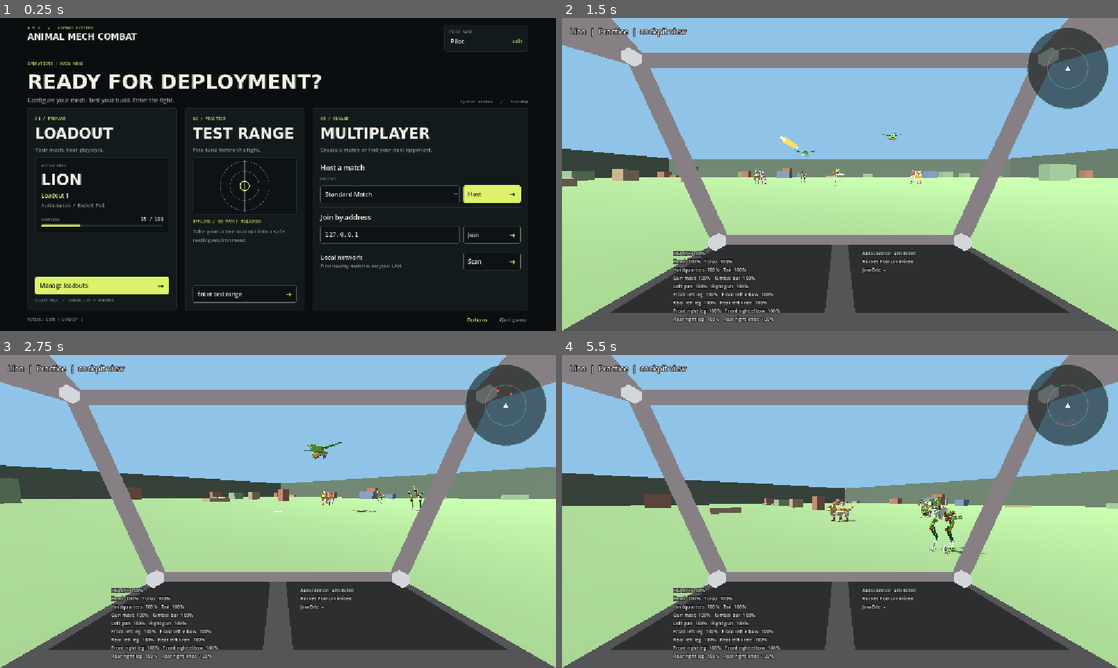
Above: before the commit, frames 1-4 (two rows, left to right).
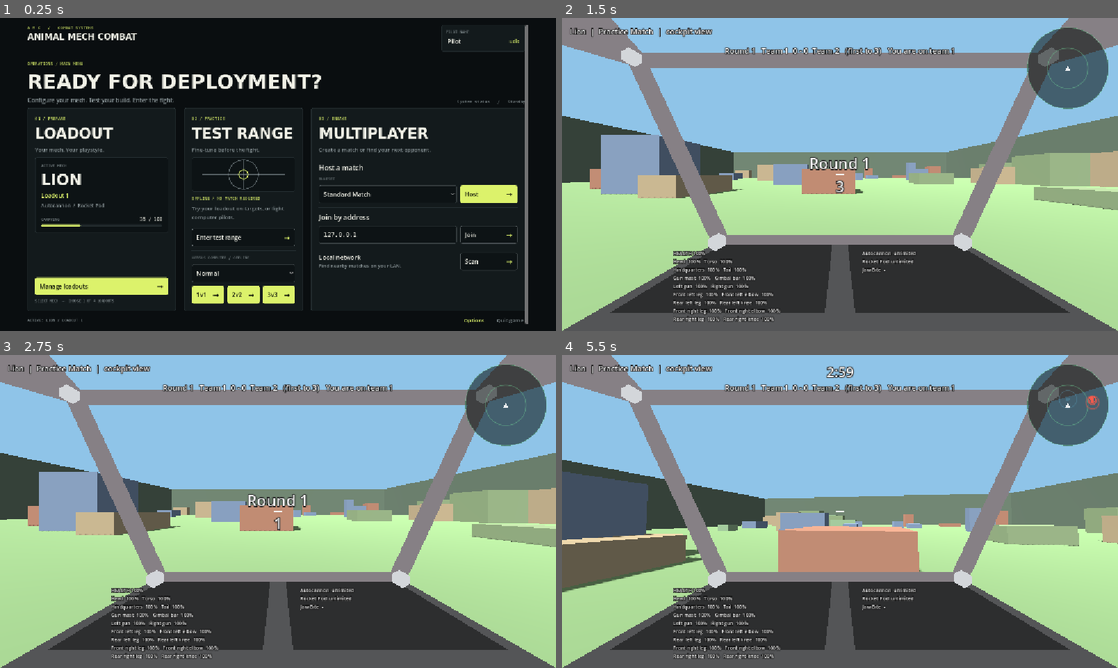
Above: after the commit, the same moments.

Repository: jacksonhcnz/animalmechcombatgame
Game: Godot game, scene res://scenes/main_menu.tscn
Two runs of this game, one before a commit and one after it. Both use one fixed random seed, a clock stepped at 60 frames per second and the inputs below.
Inputs (mouse positions are in pixels of both pictures, inside the frame that each line leads up to):
- Up to frame 1 (0.25 s): no input
- Up to frame 2 (1.5 s): click (767, 293) at 0.5 s, where only the run after the commit has a clickable "1v1"; tap Enter at 1.25 s; move the mouse to (962, 158) at 1.27 s; hold E (strafe_right) from 1.28 s (still down); hold B (fire_bomb) from 1.28 s (still down); click (962, 158) at 1.42 s
- Up to frame 3 (2.75 s): tap G (fire_melee) at 1.55, 2.1 s; move the mouse to (250, 511) at 2.02 s; release E (strafe_right) at 2.03 s; release B (fire_bomb) at 2.03 s; hold W (move_forward) from 2.03 s (still down); click (250, 511) at 2.3 s
- Up to frame 4 (5.5 s): keep holding W (move_forward); move the mouse to (851, 505) at 2.77 s; press the mouse at (851, 505) at 2.78 s; right-click (851, 505) at 3.05 s; move the mouse to (834, 517) at 3.52 s; release the mouse at (834, 517) at 3.53 s; right-click (834, 517) at 3.6 s; click (834, 517) at 3.67 s; tap Shift (sprint) at 3.8 s; move the mouse to (878, 514) at 4.27 s; hold Shift (sprint) 4.28-5.03 s; tap B (fire_bomb) at 4.55 s; move the mouse to (795, 508) at 5.02 s; tap Space (ascend) at 5.1 s; tap G (fire_melee) at 5.3 s

The runs differ from the first frame. In frame 1, 5.4% of the frame differs, in the area x 5-95%, y 2-98%; in frame 2, 13%; in frame 3, 14%; in frame 4, 21%, in the area x 0-100%, y 2-76%.

Commit message:
Add practice matches against computer pilots (1v1, 2v2, 3v3)
An offline NetSession mode fills the match with AI pilots that fill in
the same MechControls a player sends: they steer, keep their distance,
dodge, aim with a delay and wobble, lead targets, hold charge weapons,
and the hawk flies and bombs. Skill levels come from data/ai.json. The
main menu gets 1v1/2v2/3v3 buttons and a difficulty pick; the matches
use a new practice_match ruleset (best of 5, open field).

Co-Authored-By: Claude Sonnet 5.5 <noreply@anthropic.com>
Claude-Session: https://claude.ai/code/session_016ZAQzFNjMzKqDtLtG2bAjQ

Diff:
--- /dev/null
+++ b/data/ai.json
@@ -0,0 +1,9 @@
+{
+	"notes": "Computer pilots for practice matches. Each level sets how well a bot aims and how fast it reacts. aim_rate_deg is how fast it can swing its aim, aim_error_deg a random wobble on it, lead how well it aims ahead of a moving target (0 to 1), fire_range is the fraction of a weapon's range it will shoot at, reaction is the pause in seconds before it opens fire on a new target, and dodge is how often (0 to 1) it changes strafe direction.",
+	"default_level": "normal",
+	"levels": {
+		"easy": {"aim_rate_deg": 60.0, "aim_error_deg": 4.0, "lead": 0.3, "fire_range": 0.7, "reaction": 0.9, "dodge": 0.3},
+		"normal": {"aim_rate_deg": 110.0, "aim_error_deg": 2.0, "lead": 0.7, "fire_range": 0.85, "reaction": 0.45, "dodge": 0.6},
+		"hard": {"aim_rate_deg": 200.0, "aim_error_deg": 0.8, "lead": 1.0, "fire_range": 0.95, "reaction": 0.2, "dodge": 1.0}
+	}
+}
--- /dev/null
+++ b/data/rulesets/practice_match.json
@@ -0,0 +1,18 @@
+{
+	"display_name": "Practice Match",
+	"hud": true,
+	"crosshair": true,
+	"allow_third_person": true,
+	"force_cockpit": false,
+	"location_damage": true,
+	"joint_criticals": true,
+	"equipment_knockout": true,
+	"ammo_limits": false,
+	"friendly_fire": false,
+	"durability_mult": 1.0,
+	"match_time": 180.0,
+	"map": "field",
+	"best_of": 5,
+	"swap_ends": false,
+	"one_life": true
+}
--- a/scripts/core/game_data.gd
+++ b/scripts/core/game_data.gd
@@ -20,6 +20,27 @@
 
 static func balance_version() -> int:
 	return int(read_json(DATA_DIR + "/balance.json").get("version", 0))
+
+
+## The computer pilots' skill levels (data/ai.json).
+static func ai_table() -> Dictionary:
+	return read_json(DATA_DIR + "/ai.json")
+
+
+static func _validate_ai() -> Array[String]:
+	var p: Array[String] = []
+	var table := ai_table()
+	var levels: Dictionary = table.get("levels", {})
+	if levels.is_empty():
+		p.append("ai.json: levels is required")
+		return p
+	if not levels.has(str(table.get("default_level", ""))):
+		p.append("ai.json: default_level must name one of the levels")
+	for name in levels:
+		for key in ["aim_rate_deg", "aim_error_deg", "lead", "fire_range", "reaction", "dodge"]:
+			if not levels[name].has(key) or not (levels[name][key] is float or levels[name][key] is int):
+				p.append("ai.json: levels.%s.%s must be a number" % [name, key])
+	return p
 
 
 ## IDs of every data file of a kind ("mechs", "weapons", "rulesets"), sorted.
@@ -61,6 +82,7 @@
 		problems.append("balance.json: version must be a positive integer")
 	problems.append_array(Points.validate())
 	problems.append_array(Loadout.validate())
+	problems.append_array(_validate_ai())
 	for kind in ["mechs", "weapons", "rulesets"]:
 		if ids(kind).is_empty():
 			problems.append("%s: no data files found" % kind)
--- /dev/null
+++ b/scripts/mech/ai_pilot.gd
@@ -0,0 +1,272 @@
+class_name AiPilot
+extends RefCounted
+## A computer pilot. Each physics frame it looks at the enemies, picks the nearest, and fills in the
+## same MechControls a player's keyboard would: where to steer, where to aim and which triggers to
+## hold. It runs only on the machine that owns the mech (the server), so it is as fair as a player
+## sending input. How sharp it is comes from data/ai.json.
+
+const TARGET_HEIGHT := 3.0
+const FACING_DEADZONE := deg_to_rad(8.0)
+const HEAD_TOLERANCE := deg_to_rad(5.0)
+const MELEE_REACH := 11.0
+## A flying pilot stays above this height (metres) so a turn or a stall does not put it in the ground.
+const FLY_FLOOR := 32.0
+
+var level: Dictionary
+var _rng := RandomNumberGenerator.new()
+var _target: Mech
+var _retarget_left: float = 0.0
+var _strafe: float = 1.0
+var _strafe_left: float = 0.0
+var _seen_for: float = 0.0
+var _stuck_for: float = 0.0
+var _unstick_left: float = 0.0
+var _unstick_turn: float = 1.0
+var _noise := Vector2.ZERO
+var _noise_left: float = 0.0
+## Charged weapons are held for a while and then let go, so each trigger has its own rhythm.
+var _hold: Dictionary = {"primary": 0.0, "secondary": 0.0}
+
+
+func _init(level_id: String = "") -> void:
+	_rng.randomize()
+	var table: Dictionary = GameData.ai_table()
+	var wanted := level_id if table["levels"].has(level_id) else str(table["default_level"])
+	level = table["levels"][wanted]
+	_strafe = 1.0 if _rng.randf() < 0.5 else -1.0
+
+
+## Decides what `mech` does this frame. `enemies` are the mechs it may fight.
+func think(mech: Mech, enemies: Array[Mech], delta: float) -> void:
+	var c := mech.controls
+	c.clear()
+	c.aim_yaw_target = mech.aim_yaw
+	c.aim_pitch_target = mech.aim_pitch
+	if mech.is_dead():
+		return
+	_retarget_left -= delta
+	if _target == null or not is_instance_valid(_target) or _target.is_dead() or _retarget_left <= 0.0:
+		_target = _nearest(mech, enemies)
+		_retarget_left = 0.7
+		_seen_for = 0.0
+	if _target == null:
+		return
+	_noise_left -= delta
+	if _noise_left <= 0.0:
+		var wobble := deg_to_rad(float(level["aim_error_deg"]))
+		_noise = Vector2(_rng.randfn(0.0, wobble), _rng.randfn(0.0, wobble))
+		_noise_left = 0.4
+	if mech.is_flying():
+		_fly(mech, c, delta)
+	else:
+		_walk(mech, c, delta)
+
+
+func _nearest(mech: Mech, enemies: Array[Mech]) -> Mech:
+	var best: Mech
+	var best_distance := INF
+	for enemy in enemies:
+		if enemy == null or not is_instance_valid(enemy) or enemy.is_dead():
+			continue
+		var distance := mech.global_position.distance_to(enemy.global_position)
+		if distance < best_distance:
+			best_distance = distance
+			best = enemy
+	return best
+
+
+## The spot to aim at on the target, led a little for how fast it is moving and how long the shot takes.
+func _aim_point(mech: Mech, weapon: WeaponState) -> Vector3:
+	var point := _target.global_position + (Vector3.ZERO if _target.is_flying() else Vector3.UP * TARGET_HEIGHT)
+	if weapon == null:
+		return point
+	var projectile: Dictionary = weapon.def.get("projectile", {})
+	var speed := float(projectile.get("speed", 0.0))
+	if speed > 0.0:
+		var time := mech.aim_origin().distance_to(point) / speed
+		point += _target.velocity * time * float(level["lead"])
+		point.y += 0.5 * float(projectile.get("gravity", 0.0)) * time * time
+	return point
+
+
+## The weapon that decides how it aims: the first ranged one that is not the sniper rifle.
+func _main_weapon(mech: Mech) -> WeaponState:
+	for weapon in mech.weapons:
+		if not weapon.is_melee() and not weapon.is_scoped() and weapon.slot() != "bomb":
+			return weapon
+	return null
+
+
+func _longest_range(mech: Mech) -> float:
+	var best := 0.0
+	for weapon in mech.weapons:
+		if not weapon.is_melee() and weapon.slot() != "bomb":
+			best = maxf(best, float(weapon.def.get("range", 0.0)))
+	return best
+
+
+func _line_clear(mech: Mech, to: Vector3) -> bool:
+	var space := mech.get_world_3d().direct_space_state
+	var query := PhysicsRayQueryParameters3D.create(mech.aim_origin(), to)
+	query.exclude = [mech.get_rid()]
+	var hit := space.intersect_ray(query)
+	return hit.is_empty() or hit["collider"] == _target or hit["collider"] is Mech
+
+
+func _walk(mech: Mech, c: MechControls, delta: float) -> void:
+	var weapon := _main_weapon(mech)
+	var origin := mech.global_position
+	var point := _aim_point(mech, weapon)
+	var flat := Vector2(point.x - origin.x, point.z - origin.z)
+	var distance := flat.length()
+	var yaw_to := wrapf(atan2(-(point.x - origin.x), -(point.z - origin.z)) - mech.rotation.y, -PI, PI)
+
+	# Steer the body round to face the enemy, and keep a sensible distance from it.
+	if absf(yaw_to) > FACING_DEADZONE:
+		c.turn = -clampf(yaw_to * 2.5, -1.0, 1.0)
+	var ideal := clampf(_longest_range(mech) * 0.4, 18.0, 80.0)
+	var melee := _has_melee(mech)
+	if melee and distance < 45.0:
+		ideal = 6.0
+	if absf(yaw_to) < deg_to_rad(70.0):
+		if distance > ideal * 1.25:
+			c.throttle = 1.0
+			c.sprint = distance > ideal * 2.5
+		elif distance < ideal * 0.55:
+			c.throttle = -0.7
+	_strafe_left -= delta
+	if _strafe_left <= 0.0:
+		_strafe = -_strafe if _rng.randf() < float(level["dodge"]) else _strafe
+		_strafe_left = _rng.randf_range(1.2, 3.2)
+	if distance < ideal * 2.0 and distance > MELEE_REACH:
+		c.strafe = _strafe * 0.8
+	_unstick(mech, c, delta)
+
+	# Aim the head.
+	var twist := deg_to_rad(float(mech.def["base"]["twist_limit_deg"]))
+	var wanted_yaw := clampf(yaw_to, -twist, twist) if twist < PI else yaw_to
+	var wanted_pitch := _pitch_to(mech, point) + _noise.y
+	wanted_yaw += _noise.x
+	_swing_aim(mech, c, wanted_yaw, wanted_pitch, delta)
+
+	# Pull the triggers.
+	var aimed := absf(wrapf(mech.aim_yaw - wanted_yaw, -PI, PI)) < HEAD_TOLERANCE and absf(mech.aim_pitch - wanted_pitch) < HEAD_TOLERANCE
+	var clear := _line_clear(mech, point)
+	_seen_for = _seen_for + delta if clear else 0.0
+	var ready := _seen_for >= float(level["reaction"])
+	for weapon_state: WeaponState in mech.weapons:
+		if weapon_state.is_scoped() or weapon_state.slot() == "bomb":
+			continue
+		var reach := float(weapon_state.def.get("range", 0.0)) * float(level["fire_range"])
+		if weapon_state.is_melee():
+			if distance < MELEE_REACH:
+				c.fire_melee = true
+			continue
+		if ready and aimed and distance < reach:
+			_pull(c, weapon_state, delta)
+
+
+func _has_melee(mech: Mech) -> bool:
+	for weapon in mech.weapons:
+		if weapon.is_melee():
+			return true
+	return false
+
+
+func _pitch_to(mech: Mech, point: Vector3) -> float:
+	var from := mech.aim_origin()
+	var rise := point.y - from.y
+	var run := Vector2(point.x - from.x, point.z - from.z).length()
+	return atan2(rise, maxf(run, 0.1))
+
+
+## Turns the head toward where it wants to aim, no faster than the pilot's level allows.
+func _swing_aim(mech: Mech, c: MechControls, wanted_yaw: float, wanted_pitch: float, delta: float) -> void:
+	var step := deg_to_rad(float(level["aim_rate_deg"])) * delta
+	c.aim_yaw_target = mech.aim_yaw + clampf(wrapf(wanted_yaw - mech.aim_yaw, -PI, PI), -step, step)
+	c.aim_pitch_target = mech.aim_pitch + clampf(wanted_pitch - mech.aim_pitch, -step, step)
+
+
+## Holds a weapon's trigger. A charged weapon is held to charge and then released, in turn.
+func _pull(c: MechControls, weapon: WeaponState, delta: float) -> void:
+	var key := "primary" if weapon.is_two_slot() or weapon.slot() == "primary" else "secondary"
+	var down := true
+	if weapon.is_charged():
+		var cycle := weapon.charge_max() + 0.4
+		_hold[key] = fmod(float(_hold[key]) + delta, cycle)
+		down = float(_hold[key]) < weapon.charge_max() + 0.05
+	if down:
+		if key == "primary":
+			c.fire_primary = true
+		else:
+			c.fire_secondary = true
+
+
+## Gets a mech out of a corner: if it wants to move but is not getting anywhere, it jumps and turns away.
+func _unstick(mech: Mech, c: MechControls, delta: float) -> void:
+	if _unstick_left > 0.0:
+		_unstick_left -= delta
+		c.throttle = 1.0
+		c.turn = _unstick_turn
+		c.jump = true
+		return
+	var moving := Vector2(mech.velocity.x, mech.velocity.z).length()
+	var top := float(mech.def["base"]["speed"])
+	if c.throttle > 0.0 and moving < top * 0.25:
+		_stuck_for += delta
+	else:
+		_stuck_for = 0.0
+	if _stuck_for > 1.0:
+		_stuck_for = 0.0
+		_unstick_left = 1.3
+		_unstick_turn = 1.0 if _rng.randf() < 0.5 else -1.0
+
+
+func _fly(mech: Mech, c: MechControls, delta: float) -> void:
+	var origin := mech.global_position
+	var weapon := _main_weapon(mech)
+	var point := _aim_point(mech, weapon)
+	var to := point - origin
+	var flat := Vector2(to.x, to.z)
+	var distance := flat.length()
+	var yaw_to := wrapf(atan2(-to.x, -to.z) - mech.rotation.y, -PI, PI)
+	var pitch_goal := atan2(to.y, maxf(distance, 0.1))
+
+	# Keep the speed up (a flyer that slows down stalls and falls), bank toward the enemy, point the
+	# nose at it without climbing or diving too steeply, and stay well clear of the ground and the ceiling.
+	c.throttle = 0.85
+	c.turn = -clampf(yaw_to * 2.0, -1.0, 1.0)
+	pitch_goal = clampf(pitch_goal, deg_to_rad(-20.0), deg_to_rad(25.0))
+	if origin.y < FLY_FLOOR:
+		pitch_goal = maxf(pitch_goal, deg_to_rad(10.0))
+	c.vertical = clampf((pitch_goal - mech.flight_pitch) * 3.0, -1.0, 1.0)
+	if origin.y < FLY_FLOOR * 0.6:
+		c.vertical = 1.0
+	elif origin.y > mech.altitude_limit - 12.0:
+		c.vertical = minf(c.vertical, -0.6)
+	if mech.stalled and origin.y > FLY_FLOOR * 0.6:
+		c.vertical = minf(c.vertical, -0.3)
+		c.throttle = 1.0
+
+	# The guns follow the head, which can look away from the nose.
+	var twist := deg_to_rad(float(mech.def["base"]["twist_limit_deg"]))
+	var wanted_yaw := clampf(yaw_to, -twist, twist) + _noise.x
+	var wanted_pitch := pitch_goal - mech.rotation.x + _noise.y
+	_swing_aim(mech, c, wanted_yaw, wanted_pitch, delta)
+	var aimed := absf(wrapf(mech.aim_yaw - wanted_yaw, -PI, PI)) < HEAD_TOLERANCE and absf(mech.aim_pitch - wanted_pitch) < HEAD_TOLERANCE
+	var clear := _line_clear(mech, point)
+	_seen_for = _seen_for + delta if clear else 0.0
+	var ready := _seen_for >= float(level["reaction"])
+	for weapon_state: WeaponState in mech.weapons:
+		if weapon_state.is_scoped():
+			continue
+		if weapon_state.slot() == "bomb":
+			if not _target.is_flying() and distance < 22.0 and origin.y > 12.0:
+				c.fire_bomb = true
+			continue
+		if weapon_state.is_melee():
+			if distance < MELEE_REACH:
+				c.fire_melee = true
+			continue
+		if ready and aimed and distance < float(weapon_state.def.get("range", 0.0)) * float(level["fire_range"]):
+			_pull(c, weapon_state, delta)
--- a/scripts/net/launch_config.gd
+++ b/scripts/net/launch_config.gd
@@ -8,11 +8,13 @@
 ##
 ## Options: --server (dedicated, no player), --host (listen server, you play too),
 ## --join=ADDRESS[:PORT], --port=N, --ruleset=ID, --name=PILOT, --mech=ID,
-## --max-players=N, --server-name=TEXT, and --primary=ID --secondary=ID --equipment=ID --perk=ID.
+## --max-players=N, --server-name=TEXT, --practice=1|2|3 (play offline against computer pilots, that many a side) and --bot-level=easy|normal|hard, and --primary=ID --secondary=ID --equipment=ID --perk=ID.
 
 const SERVER := "server"
 const HOST := "host"
 const CLIENT := "client"
+## An offline match against computer pilots: no network at all.
+const PRACTICE := "practice"
 
 static var mode: String = ""
 static var address: String = "127.0.0.1"
@@ -24,6 +26,9 @@
 ## The four loadout slots (primary, secondary, equipment, perk) as item ids.
 static var loadout: Dictionary = {}
 static var max_players: int = 2
+## Practice matches: pilots on each side (1 is 1v1, 3 is 3v3) and how sharp the computer pilots are.
+static var team_size: int = 1
+static var bot_level: String = ""
 
 
 ## Reads the command line. Returns true if it asked for a server, a host or a join.
@@ -34,6 +39,12 @@
 			mode = SERVER
 		elif arg == "--host":
 			mode = HOST
+		elif arg.begins_with("--practice="):
+			mode = PRACTICE
+			team_size = clampi(int(arg.trim_prefix("--practice=")), 1, 3)
+			ruleset_id = "practice_match"
+		elif arg.begins_with("--bot-level="):
+			bot_level = arg.trim_prefix("--bot-level=")
 		elif arg.begins_with("--join="):
 			mode = CLIENT
 			var target := arg.trim_prefix("--join=")
--- a/scripts/net/net_session.gd
+++ b/scripts/net/net_session.gd
@@ -37,6 +37,8 @@
 	var deaths: int = 0
 	var respawn_left: float = -1.0
 	var is_local: bool = false
+	## A computer pilot; null for a person.
+	var pilot: AiPilot
 
 var is_server: bool = false
 var rules: Ruleset
@@ -117,6 +119,41 @@
 	return OK
 
 
+## Starts an offline match against computer pilots: no network, just this machine. `team_size` is
+## how many fly on each side (the player is on team 1), `level` how sharp the computer pilots are.
+func start_offline(ruleset_id: String, local_player: Dictionary, team_size: int, level: String = "") -> int:
+	is_server = true
+	server_name = "Practice"
+	team_size = clampi(team_size, 1, 3)
+	max_players = team_size * 2
+	if GameData.get_entry("rulesets", ruleset_id).is_empty():
+		push_error("Unknown ruleset '%s'" % ruleset_id)
+		return ERR_DOES_NOT_EXIST
+	rules = Ruleset.load_id(ruleset_id)
+	my_id = 1
+	var me := _add_slot(1, str(local_player["name"]), str(local_player["mech"]))
+	me.loadout = Loadout.sanitize(GameData.get_entry("mechs", me.mech_id), local_player.get("loadout", {}))
+	me.is_local = true
+	var names := ["Ash", "Briar", "Cinder", "Dusk", "Ember"]
+	var mechs := GameData.ids("mechs")
+	var rng := RandomNumberGenerator.new()
+	rng.randomize()
+	for i in max_players - 1:
+		var mech_id := mechs[rng.randi() % mechs.size()]
+		var slot := _add_slot(-(i + 1), "Bot %s" % names[i], mech_id)
+		slot.loadout = Loadout.default_loadout()
+		slot.pilot = AiPilot.new(level)
+	# Each side starts together, on opposite sides of the ring.
+	var next := {1: 0, 2: 0}
+	var places := {1: [0, 1, 7], 2: [4, 5, 3]}
+	for slot: Slot in _slots.values():
+		slot.spawn_index = places[slot.team][next[slot.team]]
+		next[slot.team] += 1
+	connected = true
+	_set_phase(Phase.WAITING)
+	return OK
+
+
 ## Starts a client and connects. The result arrives as the `joined`, `rejected` or
 ## `disconnected` signal. Returns an Error code for an immediate failure.
 func start_client(address: String, port: int, pilot_name: String, mech_id: String, loadout: Dictionary = {}) -> int:
@@ -180,6 +217,8 @@
 
 func _server_tick(delta: float) -> void:
 	_clock += delta
+	if phase == Phase.ACTIVE:
+		_run_pilots(delta)
 	match phase:
 		Phase.WAITING:
 			if _can_play():
@@ -222,6 +261,18 @@
 		_snapshot_timer = 0.0
 		if not multiplayer.get_peers().is_empty():
 			_send_snapshots()
+
+
+## Lets every computer pilot decide what its mech does this frame.
+func _run_pilots(delta: float) -> void:
+	for slot: Slot in _slots.values():
+		if slot.pilot == null or slot.mech == null or not is_instance_valid(slot.mech):
+			continue
+		var enemies: Array[Mech] = []
+		for other: Slot in _slots.values():
+			if other.team != slot.team and other.mech != null and is_instance_valid(other.mech) and not other.mech.is_dead():
+				enemies.append(other.mech)
+		slot.pilot.think(slot.mech, enemies, delta)
 
 
 func _set_phase(new_phase: Phase) -> void:
--- a/scripts/ui/main_menu.gd
+++ b/scripts/ui/main_menu.gd
@@ -10,6 +10,7 @@
 var _name_edit: LineEdit
 var _address_edit: LineEdit
 var _ruleset_pick: OptionButton
+var _level_pick: OptionButton
 var _status: Label
 var _list: VBoxContainer
 var _scanner: LanDiscovery.Scanner
@@ -110,14 +111,31 @@
 	var picture := UiKit.panel(UiKit.INNER, UiKit.BORDER, 0)
 	box.add_child(picture)
 	var target := TargetGraphic.new()
-	target.custom_minimum_size = Vector2(0, 150)
+	target.custom_minimum_size = Vector2(0, 90)
 	picture.add_child(target)
 	box.add_child(UiKit.mono("Offline / No match required"))
-	var note := UiKit.label("Take your active loadout into a safe testing environment.", 14, UiKit.DIM)
+	var note := UiKit.label("Try your loadout on targets, or fight computer pilots.", 14, UiKit.DIM)
 	note.autowrap_mode = TextServer.AUTOWRAP_WORD_SMART
 	box.add_child(note)
 	UiKit.spacer(box)
 	box.add_child(UiKit.outline_button("Enter test range", _on_test_range))
+	UiKit.rule(box)
+	box.add_child(UiKit.mono("Versus computer / Offline", UiKit.DIM, 10))
+	_level_pick = OptionButton.new()
+	var levels: Dictionary = GameData.ai_table()["levels"]
+	var default_level := str(GameData.ai_table()["default_level"])
+	for level in levels:
+		_level_pick.add_item(str(level).capitalize())
+		_level_pick.set_item_metadata(_level_pick.item_count - 1, level)
+		if level == default_level:
+			_level_pick.select(_level_pick.item_count - 1)
+	UiKit.style_input(_level_pick)
+	box.add_child(_level_pick)
+	var sizes := UiKit.hbox(box, 8)
+	for size in [1, 2, 3]:
+		var button := UiKit.primary_button("%dv%d" % [size, size], _on_practice.bind(size))
+		button.size_flags_horizontal = Control.SIZE_EXPAND_FILL
+		sizes.add_child(button)
 
 
 func _build_multiplayer_card(parent: Control) -> void:
@@ -190,6 +208,16 @@
 	get_tree().change_scene_to_file("res://scenes/test_range.tscn")
 
 
+## A practice match against computer pilots: you and `size - 1` of them against `size` of them.
+func _on_practice(size: int) -> void:
+	_read_choices()
+	LaunchConfig.mode = LaunchConfig.PRACTICE
+	LaunchConfig.ruleset_id = "practice_match"
+	LaunchConfig.team_size = size
+	LaunchConfig.bot_level = str(_level_pick.get_item_metadata(_level_pick.selected))
+	_start_match()
+
+
 func _on_host() -> void:
 	_read_choices()
 	LaunchConfig.mode = LaunchConfig.HOST
--- a/scripts/world/match_scene.gd
+++ b/scripts/world/match_scene.gd
@@ -53,6 +53,11 @@
 				_leave("Could not start the server (error %d). Is the port in use?" % error)
 			else:
 				print("Server '%s' running on port %d, ruleset %s" % [LaunchConfig.server_name, LaunchConfig.port, LaunchConfig.ruleset_id])
+		LaunchConfig.PRACTICE:
+			var local := {"name": LaunchConfig.player_name, "mech": LaunchConfig.mech_id, "loadout": LaunchConfig.loadout}
+			var error := session.start_offline(LaunchConfig.ruleset_id, local, LaunchConfig.team_size, LaunchConfig.bot_level)
+			if error != OK:
+				_leave("Could not start the practice match (error %d)" % error)
 		LaunchConfig.CLIENT:
 			var error := session.start_client(LaunchConfig.address, LaunchConfig.port, LaunchConfig.player_name, LaunchConfig.mech_id, LaunchConfig.loadout)
 			if error != OK:
--- /dev/null
+++ b/tests/practice_test.gd
@@ -0,0 +1,101 @@
+extends SceneTree
+## Plays a practice match against computer pilots and checks they really fight. Run with:
+##   godot --headless --path . --script tests/practice_test.gd
+
+var _checks := 0
+var _failures := 0
+
+
+func _initialize() -> void:
+	create_timer(300.0).timeout.connect(func() -> void:
+		printerr("FAIL: practice test timed out")
+		quit(1))
+	_run()
+
+
+func _check(condition: bool, message: String) -> void:
+	_checks += 1
+	if not condition:
+		_failures += 1
+		printerr("FAIL: " + message)
+
+
+func _frames(count: int) -> void:
+	for i in count:
+		await physics_frame
+
+
+func _play(size: int, level: String) -> MatchScene:
+	LaunchConfig.mode = LaunchConfig.PRACTICE
+	LaunchConfig.ruleset_id = "practice_match"
+	LaunchConfig.team_size = size
+	LaunchConfig.bot_level = level
+	LaunchConfig.mech_id = "lion"
+	LaunchConfig.player_name = "Tester"
+	LaunchConfig.loadout = {}
+	var scene := MatchScene.new()
+	root.add_child(scene)
+	return scene
+
+
+func _teams(scene: MatchScene) -> Array:
+	var counts := [0, 0]
+	for slot: NetSession.Slot in scene.session._slots.values():
+		counts[slot.team - 1] += 1
+	return counts
+
+
+func _run() -> void:
+	for size in [1, 2, 3]:
+		var scene := _play(size, "normal")
+		await _frames(10)
+		_check(_teams(scene) == [size, size], "%dv%d has %d pilots a side (%s)" % [size, size, size, str(_teams(scene))])
+		var bots := 0
+		for slot: NetSession.Slot in scene.session._slots.values():
+			if slot.pilot != null:
+				bots += 1
+		_check(bots == size * 2 - 1, "%dv%d fills the rest with %d computer pilots" % [size, size, size * 2 - 1])
+		_check(scene.session.multiplayer.get_peers().is_empty(), "a practice match opens no network port")
+		scene.queue_free()
+		await _frames(5)
+
+	# A full 2v2: the player stands still, so the bots must find and shoot them or each other.
+	var scene := _play(2, "hard")
+	await _frames(30)
+	var session: NetSession = scene.session
+	_check(session.phase == NetSession.Phase.COUNTDOWN or session.phase == NetSession.Phase.ACTIVE, "the match starts by itself")
+	for i in 60 * 6:
+		await physics_frame
+		if session.phase == NetSession.Phase.ACTIVE:
+			break
+	_check(session.phase == NetSession.Phase.ACTIVE, "the countdown ends and the round begins")
+	var start := {}
+	var mechs: Array[Mech] = []
+	for slot: NetSession.Slot in session._slots.values():
+		start[slot.peer] = slot.mech.global_position
+		mechs.append(slot.mech)
+	var tally := [0]
+	for mech in mechs:
+		mech.fired.connect(func(_a: Vector3, _b: Vector3, _c: Color) -> void: tally[0] += 1)
+		mech.projectile_launched.connect(func(_info: Dictionary) -> void: tally[0] += 1)
+		mech.beam_fired.connect(func(_a: Vector3, _b: Vector3, _c: Color, _d: float, _e: float) -> void: tally[0] += 1)
+	var damaged := false
+	for i in 60 * 45:
+		await physics_frame
+		if session.phase != NetSession.Phase.ACTIVE:
+			break
+		for mech in mechs:
+			if is_instance_valid(mech) and mech.damage.total_ratio() < 0.99:
+				damaged = true
+		if damaged and tally[0] > 20:
+			break
+	var moved := 0
+	for slot: NetSession.Slot in session._slots.values():
+		if slot.pilot != null and slot.mech != null and is_instance_valid(slot.mech) and slot.mech.global_position.distance_to(start[slot.peer]) > 8.0:
+			moved += 1
+	_check(moved >= 2, "the computer pilots move to engage (%d of 3 moved)" % moved)
+	_check(tally[0] > 5, "the computer pilots fire their weapons (%d shots)" % tally[0])
+	_check(damaged, "the computer pilots hurt someone")
+	scene.queue_free()
+	print("%d checks, %d failed" % [_checks, _failures])
+	quit(1 if _failures > 0 else 0)
Not shown, added: scripts/mech/ai_pilot.gd.uid
Not shown, added: tests/practice_test.gd.uid
Not shown, changed: tools/check.sh
